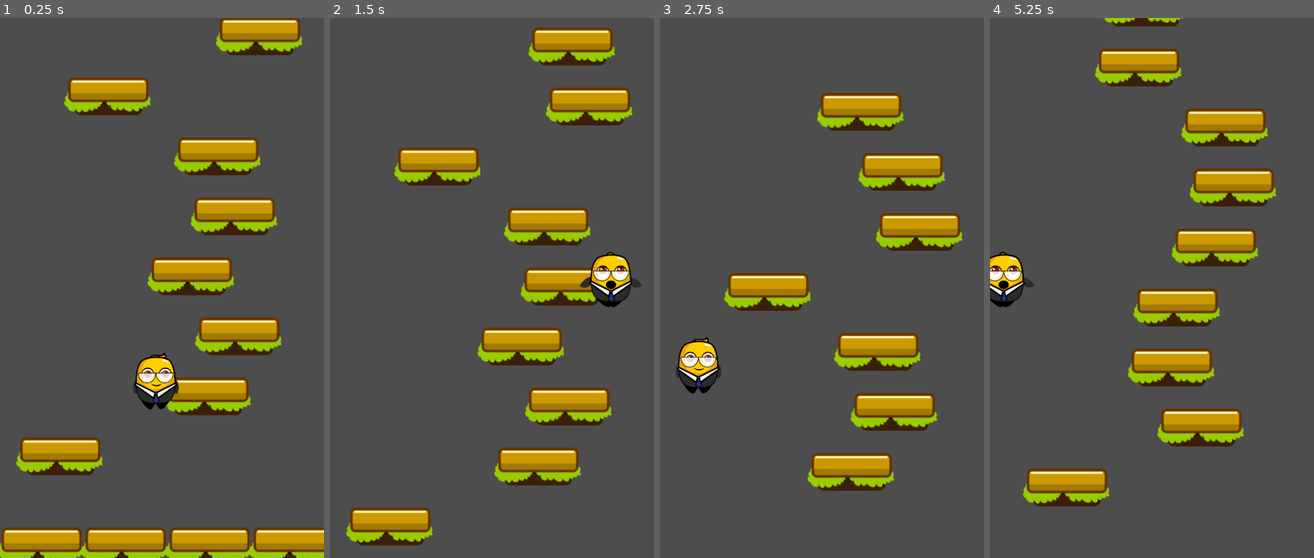
Above: before the commit, frames 1-4 (left to right).
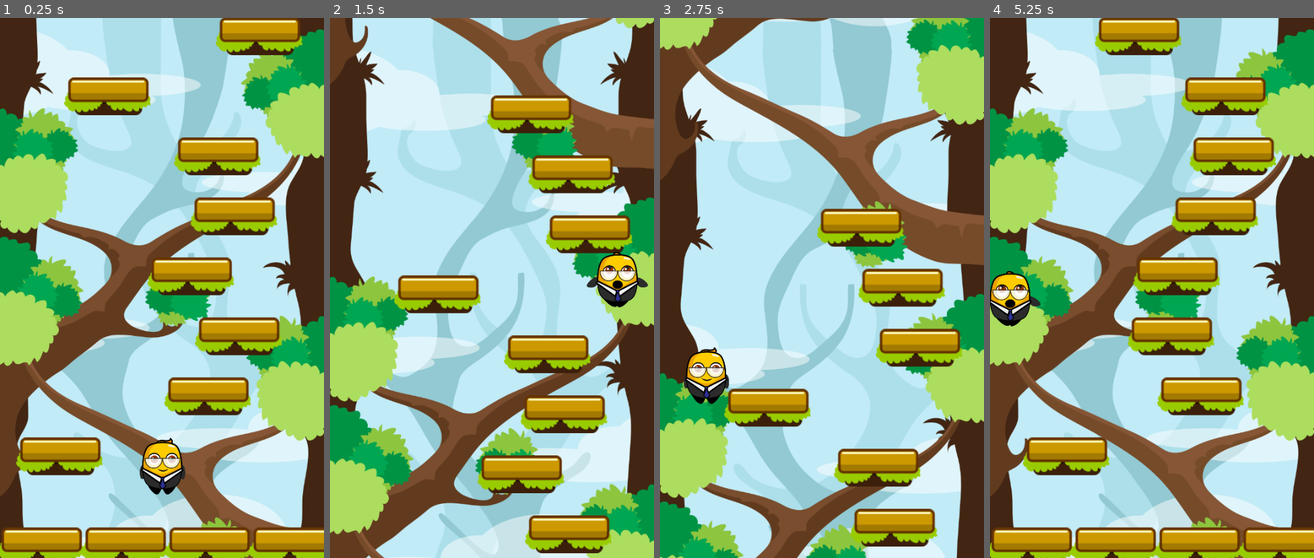
Above: after the commit, the same moments.

Repository: josh-W42/infinite-jumper-clone
Game: Godot game, scene res://scenes/game.tscn
The game is run twice, just before and just after one commit, with the same random seed, the same clock (stepped at 60 frames per second) and the same inputs.
Inputs:
- Up to frame 1 (0.25 s): no input
- Up to frame 2 (1.5 s): hold D (move_right) 0.53-1.28 s; hold A (move_left) from 1.28 s (still down)
- Up to frame 3 (2.75 s): release A (move_left) at 2.03 s; hold D (move_right) from 2.03 s (still down)
- Up to frame 4 (5.25 s): tap Enter at 3.5 s; release D (move_right) at 3.53 s; hold A (move_left) from 3.53 s (still down); tap R (reset) at 4.25 s

The runs differ from the first frame. In frame 1, 81% of the frame differs, in the area x 0-100%, y 0-100%; in frame 2, 99%; in frame 3, 99%; in frame 4, 100%.

Commit message:
added a way to dynamically resize the parallax layer at the start of the game

Diff:
--- a/scenes/game.tscn
+++ b/scenes/game.tscn
@@ -1,16 +1,47 @@
-[gd_scene load_steps=5 format=3 uid="uid://0fk0ko2sd5fp"]
+[gd_scene load_steps=7 format=3 uid="uid://0fk0ko2sd5fp"]
 
 [ext_resource type="Script" path="res://scripts/game.gd" id="1_kxlwk"]
-[ext_resource type="PackedScene" uid="uid://didvyunv6b5s5" path="res://scenes/player.tscn" id="2_3537w"]
-[ext_resource type="PackedScene" uid="uid://b3ckf8kem70u5" path="res://scenes/game_camera.tscn" id="4_v5vl8"]
+[ext_resource type="Texture2D" uid="uid://b8xke7n7dxp2w" path="res://assets/textures/bg/Ground.png" id="3_x8f0t"]
+[ext_resource type="Texture2D" uid="uid://btxob014r7hit" path="res://assets/textures/bg/Layer1.png" id="4_4b4uk"]
 [ext_resource type="PackedScene" uid="uid://dokxwqb8guxqu" path="res://scenes/level_generator.tscn" id="4_y1i82"]
+[ext_resource type="Texture2D" uid="uid://bpynxvly50qfh" path="res://assets/textures/bg/Layer2.png" id="5_e3ioq"]
+[ext_resource type="Texture2D" uid="uid://dmr0jaopqfqhr" path="res://assets/textures/bg/Layer3.png" id="6_ghwic"]
 
 [node name="Game" type="Node2D"]
 script = ExtResource("1_kxlwk")
 
-[node name="Player" parent="." instance=ExtResource("2_3537w")]
-position = Vector2(259, 623)
+[node name="ParallaxBackground" type="ParallaxBackground" parent="."]
 
-[node name="GameCamera" parent="." instance=ExtResource("4_v5vl8")]
+[node name="ParallaxLayer" type="ParallaxLayer" parent="ParallaxBackground"]
+motion_scale = Vector2(0.1, 0.1)
+motion_mirroring = Vector2(0, 1935)
+
+[node name="Sprite2D" type="Sprite2D" parent="ParallaxBackground/ParallaxLayer"]
+scale = Vector2(0.675, 0.675)
+texture = ExtResource("4_4b4uk")
+centered = false
+
+[node name="ParallaxLayer3" type="ParallaxLayer" parent="ParallaxBackground"]
+motion_scale = Vector2(0.5, 0.5)
+
+[node name="Sprite2D" type="Sprite2D" parent="ParallaxBackground/ParallaxLayer3"]
+scale = Vector2(0.875, 0.875)
+texture = ExtResource("5_e3ioq")
+centered = false
+
+[node name="ParallaxLayer2" type="ParallaxLayer" parent="ParallaxBackground"]
+motion_scale = Vector2(0.85, 0.85)
+motion_mirroring = Vector2(0, 1935)
+
+[node name="Sprite2D" type="Sprite2D" parent="ParallaxBackground/ParallaxLayer2"]
+scale = Vector2(0.875, 0.875)
+texture = ExtResource("6_ghwic")
+centered = false
 
 [node name="LevelGenerator" parent="." instance=ExtResource("4_y1i82")]
+
+[node name="Ground" type="Sprite2D" parent="."]
+visible = false
+position = Vector2(245, 902)
+texture = ExtResource("3_x8f0t")
+offset = Vector2(0, -61)
--- a/scenes/platform.tscn
+++ b/scenes/platform.tscn
@@ -18,5 +18,6 @@
 [node name="CollisionShape2D" type="CollisionShape2D" parent="."]
 position = Vector2(70, 4)
 shape = SubResource("RectangleShape2D_xbl3n")
+one_way_collision = true
 
 [connection signal="body_entered" from="." to="." method="_on_body_entered"]
--- a/scenes/player.tscn
+++ b/scenes/player.tscn
@@ -9,45 +9,6 @@
 
 [sub_resource type="Animation" id="Animation_wwuok"]
 resource_name = "Fall"
-tracks/0/type = "value"
-tracks/0/imported = false
-tracks/0/enabled = true
-tracks/0/path = NodePath("Sprite2D:texture")
-tracks/0/interp = 1
-tracks/0/loop_wrap = true
-tracks/0/keys = {
-"times": PackedFloat32Array(0),
-"transitions": PackedFloat32Array(1),
-"update": 1,
-"values": [ExtResource("1_ehvvl")]
-}
-tracks/1/type = "value"
-tracks/1/imported = false
-tracks/1/enabled = true
-tracks/1/path = NodePath("Sprite2D:position")
-tracks/1/interp = 1
-tracks/1/loop_wrap = true
-tracks/1/keys = {
-"times": PackedFloat32Array(0),
-"transitions": PackedFloat32Array(1),
-"update": 0,
-"values": [Vector2(0, -47)]
-}
-tracks/2/type = "value"
-tracks/2/imported = false
-tracks/2/enabled = true
-tracks/2/path = NodePath("Sprite2D:scale")
-tracks/2/interp = 1
-tracks/2/loop_wrap = true
-tracks/2/keys = {
-"times": PackedFloat32Array(0),
-"transitions": PackedFloat32Array(1),
-"update": 0,
-"values": [Vector2(0.35, 0.35)]
-}
-
-[sub_resource type="Animation" id="Animation_e6e6s"]
-length = 0.001
 tracks/0/type = "value"
 tracks/0/imported = false
 tracks/0/enabled = true
@@ -124,6 +85,45 @@
 "values": [Vector2(0.35, 0.35)]
 }
 
+[sub_resource type="Animation" id="Animation_e6e6s"]
+length = 0.001
+tracks/0/type = "value"
+tracks/0/imported = false
+tracks/0/enabled = true
+tracks/0/path = NodePath("Sprite2D:texture")
+tracks/0/interp = 1
+tracks/0/loop_wrap = true
+tracks/0/keys = {
+"times": PackedFloat32Array(0),
+"transitions": PackedFloat32Array(1),
+"update": 1,
+"values": [ExtResource("1_ehvvl")]
+}
+tracks/1/type = "value"
+tracks/1/imported = false
+tracks/1/enabled = true
+tracks/1/path = NodePath("Sprite2D:position")
+tracks/1/interp = 1
+tracks/1/loop_wrap = true
+tracks/1/keys = {
+"times": PackedFloat32Array(0),
+"transitions": PackedFloat32Array(1),
+"update": 0,
+"values": [Vector2(0, -47)]
+}
+tracks/2/type = "value"
+tracks/2/imported = false
+tracks/2/enabled = true
+tracks/2/path = NodePath("Sprite2D:scale")
+tracks/2/interp = 1
+tracks/2/loop_wrap = true
+tracks/2/keys = {
+"times": PackedFloat32Array(0),
+"transitions": PackedFloat32Array(1),
+"update": 0,
+"values": [Vector2(0.35, 0.35)]
+}
+
 [sub_resource type="AnimationLibrary" id="AnimationLibrary_kyvhl"]
 _data = {
 "Fall": SubResource("Animation_wwuok"),
--- a/scripts/game.gd
+++ b/scripts/game.gd
@@ -1,15 +1,75 @@
 extends Node2D
 
-@onready var camera: Game_Camera = $GameCamera
-@onready var player: Player = $Player
 @onready var level_gen: LevelGenerator = $LevelGenerator
+@onready var ground_sprite: Sprite2D = $Ground
+
+@onready var parallax1 = $ParallaxBackground/ParallaxLayer
+@onready var parallax2 = $ParallaxBackground/ParallaxLayer2
+@onready var parallax3 = $ParallaxBackground/ParallaxLayer3
+
+var camera_scene = preload("res://scenes/game_camera.tscn")
+var player_scene = preload("res://scenes/player.tscn")
+var player: Player
+
+var player_spawn_position: Vector2
+var viewport_size: Vector2
+
+# Comments on paralax layer settings
+#
+# 1: We want the layers to mirror properly without
+# having the textures be uneven.
+# - Things to remember, the height of the paralax texture and it's scale are
+# related in order to have even mirroring
+#
+#
+# 2: We need the paralax background to be dynamicly sized to the viewport
+# to handle varying viewport sizes encountered on mobile.
 
 func _ready() -> void:
-	camera._setup_camera(player)
-	level_gen.start(player)
+	viewport_size = get_viewport_rect().size
 
-func _process(delta: float) -> void:
+	var player_spawn_pos_y_offset = 135
+	player_spawn_position.x = viewport_size.x / 2.0
+	player_spawn_position.y = viewport_size.y - player_spawn_pos_y_offset
+
+
+	ground_sprite.global_position.x = viewport_size.x / 2.0
+	ground_sprite.global_position.y = viewport_size.y
+
+	setup_parallax_layer(parallax1)
+	setup_parallax_layer(parallax2)
+	setup_parallax_layer(parallax3)
+
+	new_game()
+
+func _process(_delta: float) -> void:
 	if Input.is_action_just_pressed("quit"):
 		get_tree().quit()
 	if Input.is_action_just_pressed("reset"):
 		get_tree().reload_current_scene()
+
+func new_game() -> void:
+	player = player_scene.instantiate()
+	player.global_position = player_spawn_position
+	add_child(player)
+
+	var camera = camera_scene.instantiate()
+	camera._setup_camera(player)
+	add_child(camera)
+
+	level_gen.start(player)
+
+func setup_parallax_layer(layer: ParallaxLayer):
+	var sprite = layer.find_child("Sprite2D")
+	if sprite != null:
+		sprite.scale = get_parallax_spite_scale(sprite)
+		var delta_y = sprite.scale.y * sprite.get_texture().get_height()
+		layer.motion_mirroring.y = delta_y
+
+func get_parallax_spite_scale(sprite: Sprite2D) -> Vector2:
+	var texture = sprite.get_texture()
+	var texture_width = texture.get_width()
+
+	var scale = viewport_size.x / texture_width
+	var result = Vector2(scale, scale)
+	return result
--- a/scripts/game_camera.gd
+++ b/scripts/game_camera.gd
@@ -10,26 +10,26 @@
 
 func _ready() -> void:
 	viewport_size = get_viewport_rect().size
-	global_position.x = viewport_size.x / 2
+	global_position.x = viewport_size.x / 2.0
 
-	limit_bottom = viewport_size.y
+	limit_bottom = int(viewport_size.y)
 	limit_left = 0
-	limit_right = viewport_size.x
+	limit_right = int(viewport_size.x)
 
 	position_destroyer()
 
-func _process(delta: float) -> void:
+func _process(_delta: float) -> void:
 	if player:
 		var limit_offset = 420
 		if limit_bottom > player.global_position.y + limit_offset:
-			limit_bottom = player.global_position.y + limit_offset
+			limit_bottom = int(player.global_position.y + limit_offset)
 
 	var overlapping_areas = destroyer.get_overlapping_areas()
 	for area in overlapping_areas:
 		if area is Platform:
 			area.queue_free()
 
-func _physics_process(delta: float) -> void:
+func _physics_process(_delta: float) -> void:
 	if player != null:
 		global_position.y = player.global_position.y
 
--- a/scripts/level_generator.gd
+++ b/scripts/level_generator.gd
@@ -20,7 +20,7 @@
 	start_platform_y = viewport_size.y - (y_distance_between_platforms * 2)
 	generate_level(start_platform_y, true)
 
-func _process(delta: float) -> void:
+func _process(_delta: float) -> void:
 	if player:
 		var py = player.global_position.y
 		var end_of_level_y_position = start_platform_y - (generated_platform_count *  y_distance_between_platforms)
@@ -44,9 +44,7 @@
 		var max_x_position = viewport_size.x - platform_width
 		var random_x = randf_range(0, max_x_position)
 
-		var location: Vector2
-		location.x = random_x
-		location.y = start_y - y_distance_between_platforms * i
+		var location: Vector2 = Vector2(random_x, start_y - y_distance_between_platforms * i)
 
 		create_platform(location)
 		generated_platform_count += 1
--- a/scripts/player.gd
+++ b/scripts/player.gd
@@ -15,7 +15,7 @@
 	viewport_rect = get_viewport_rect().size
 
 
-func _process(delta: float) -> void:
+func _process(_delta: float) -> void:
 	if velocity.y > 0 && animator.current_animation != "Fall":
 		animator.play("Fall")
 	elif velocity.y < 0 && animator.current_animation != "Jump":
